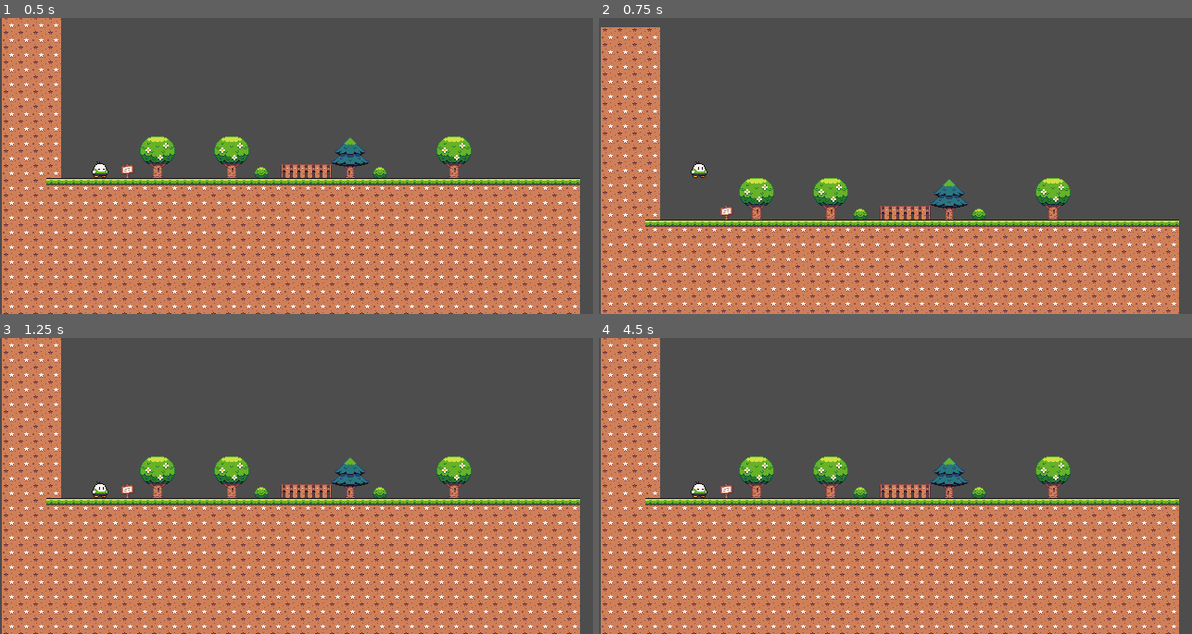
Above: before the commit, frames 1-4 (two rows, left to right).
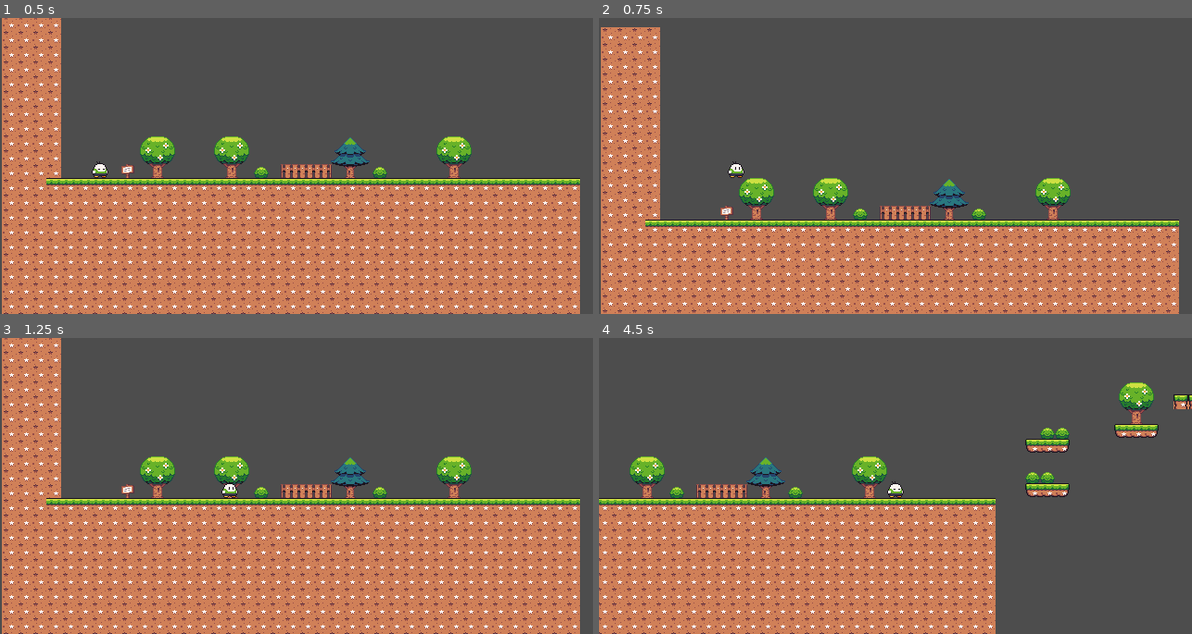
Above: after the commit, the same moments.

Repository: fakepower/teste_foda
Game: Godot game, scene res://lv/mundo_fds.tscn
Same seed, same stepped clock (60 frames per second), same inputs: the game is played once before the commit and once after it.
Inputs:
- Up to frame 1 (0.5 s): no input
- Up to frame 2 (0.75 s): tap Enter (ui_accept) at 0.5 s; hold Right (ui_right) from 0.53 s (still down)
- Up to frame 3 (1.25 s): keep holding Right (ui_right); tap Enter (ui_accept) at 0.77 s
- Up to frame 4 (4.5 s): tap Enter (ui_accept) at 1.52, 3.02, 3.77 s; release Right (ui_right) at 2.03 s; hold Left (ui_left) 2.03-2.78 s; hold Right (ui_right) 2.78-4.28 s; hold Left (ui_left) from 4.28 s (still down)

Frame 1 is identical in both runs. In frame 2, 0.2% of the frame differs, in the area x 15-25%, y 48-55%; in frame 3, 0.2%; in frame 4, 33%, in the area x 0-100%, y 0-100%.

Commit message:
Update fds.gd

Diff:
--- a/script/fds.gd
+++ b/script/fds.gd
@@ -16,7 +16,7 @@
 
 	# Get the input direction and handle the movement/deceleration.
 	# As good practice, you should replace UI actions with custom gameplay actions.
-	var direction := Input.get_axis("ui_S", "ui_D")
+	var direction := Input.get_axis("ui_left", "ui_right")
 	if direction:
 		velocity.x = direction * SPEED
 	else:
